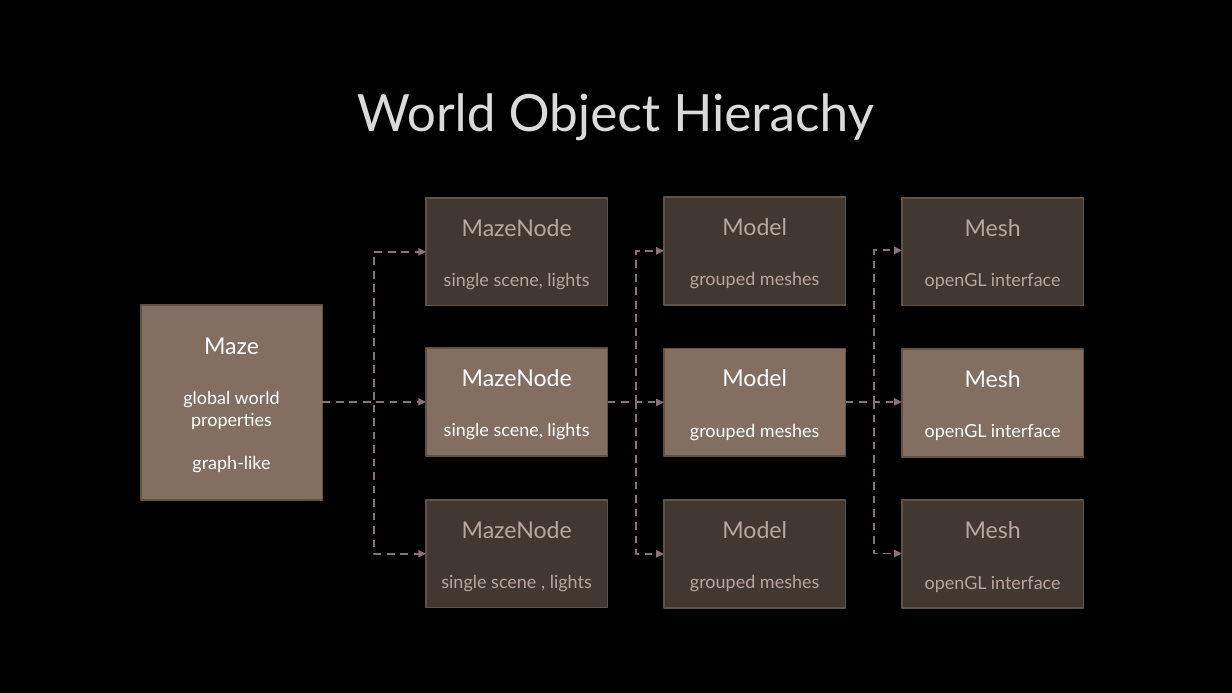
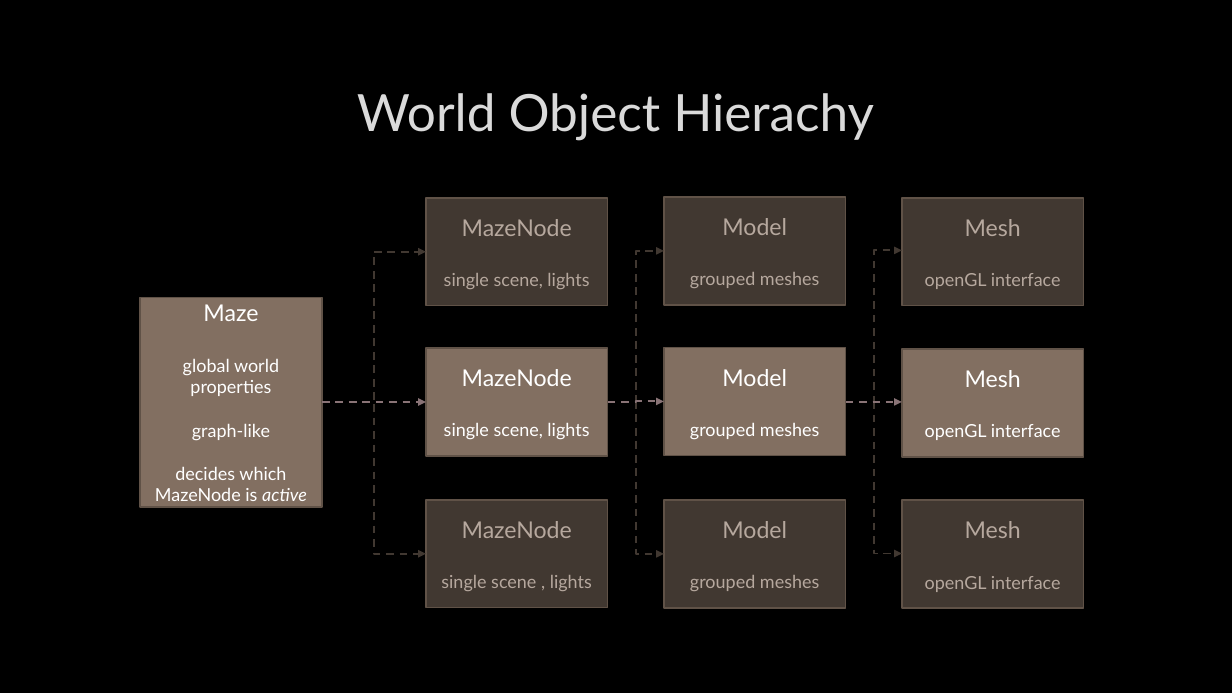
Before and after one commit to maxoe/Doomed, a slide deck: slide 5 of docs/milestone_1.pptx. Drawn at 1232x693 pixels with LibreOffice and Linux fonts; fonts in the diff are those of the drawing; background and template pictures are left out. Boxes give left, top, right and bottom in pixels: in the first picture for what was removed or moved away, otherwise in the second. Text is boxed around its words. In the diff, an @@ line names an element or a change of style, - is before the commit and + after.

Commit message:
Small slide fixes

```diff
--- a/docs/milestone_1.pptx
+++ b/docs/milestone_1.pptx
@@ elbow arrow (322, 402) - (426, 252): stroke #897376 1.5 pt dashed to #413830 1.5 pt dashed @@
@@ elbow arrow (608, 402) - (664, 251): stroke #897376 1.5 pt dashed to #413830 1.5 pt dashed @@
@@ elbow arrow (846, 402) - (902, 250): stroke #897376 1.5 pt dashed to #413830 1.5 pt dashed @@
@@ rectangle "Maze": place and size @@
-rectangle "Maze" at [140, 305, 323, 500]
+rectangle "Maze" at [140, 298, 323, 507]
@@ elbow arrow (322, 402) - (426, 554): stroke #897376 1.5 pt dashed to #413830 1.5 pt dashed @@
@@ elbow arrow (608, 402) - (664, 554): stroke #897376 1.5 pt dashed to #413830 1.5 pt dashed @@
@@ elbow arrow (846, 402) - (902, 554): stroke #897376 1.5 pt dashed to #413830 1.5 pt dashed @@
@@ text in rectangle at [155, 467, 307, 501]: paragraph added @@
+decides which MazeNode is active
```
